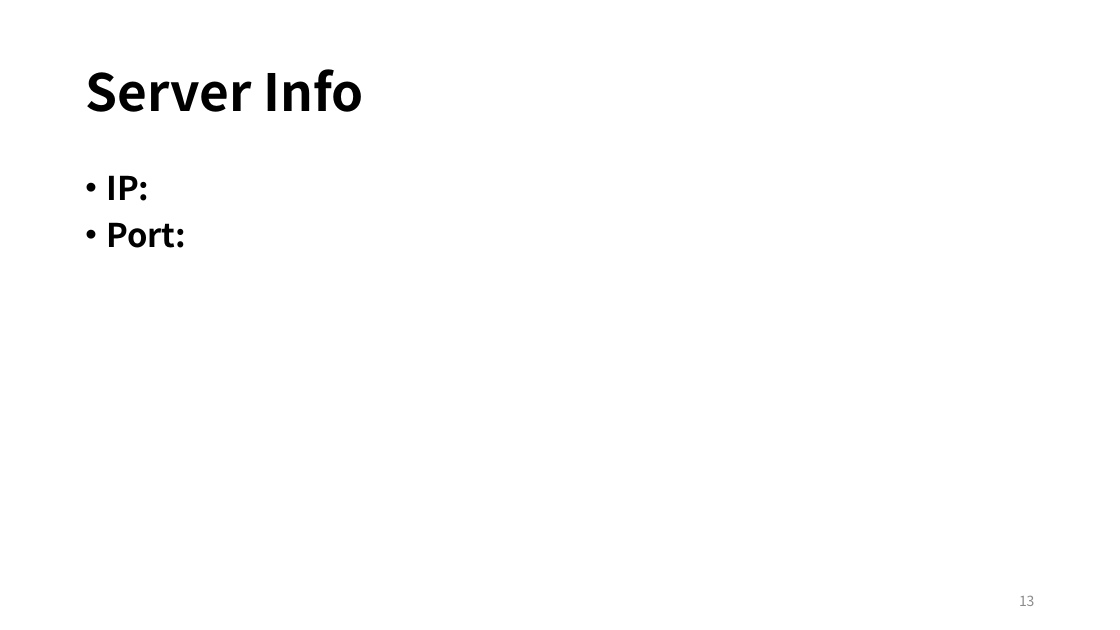
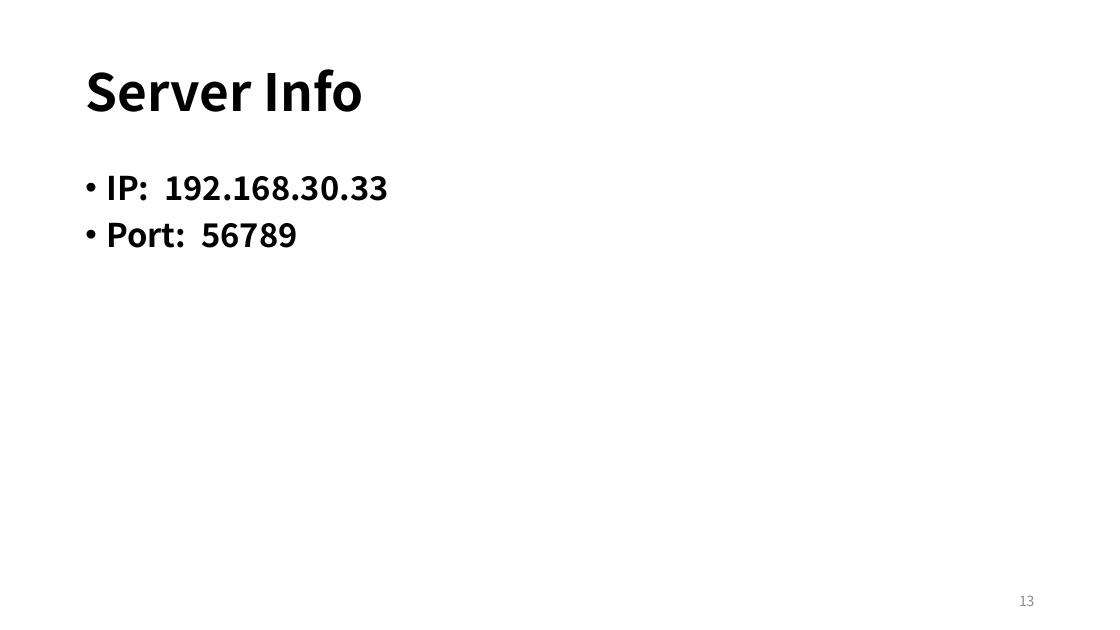
Before and after one commit to EunSeong-Park/EunSeong-Park.github.io, a slide deck: slide 13 of contents/2020_ITinerary/assets/session_2/labsession.pptx. Drawn at 1120x630 pixels with LibreOffice and Linux fonts; fonts in the diff are those of the drawing. Boxes give left, top, right and bottom in pixels: in the first picture for what was removed or moved away, otherwise in the second. Text is boxed around its words. In the diff, an @@ line names an element or a change of style, - is before the commit and + after.

```diff
--- a/contents/2020_ITinerary/assets/session_2/labsession.pptx
+++ b/contents/2020_ITinerary/assets/session_2/labsession.pptx
@@ text at bbox=[106, 175, 388, 248]: text changed @@
-• IP:
-• Port:
+• IP: 192.168.30.33
+• Port: 56789
```
Also in this commit, not shown: 23 other files.
